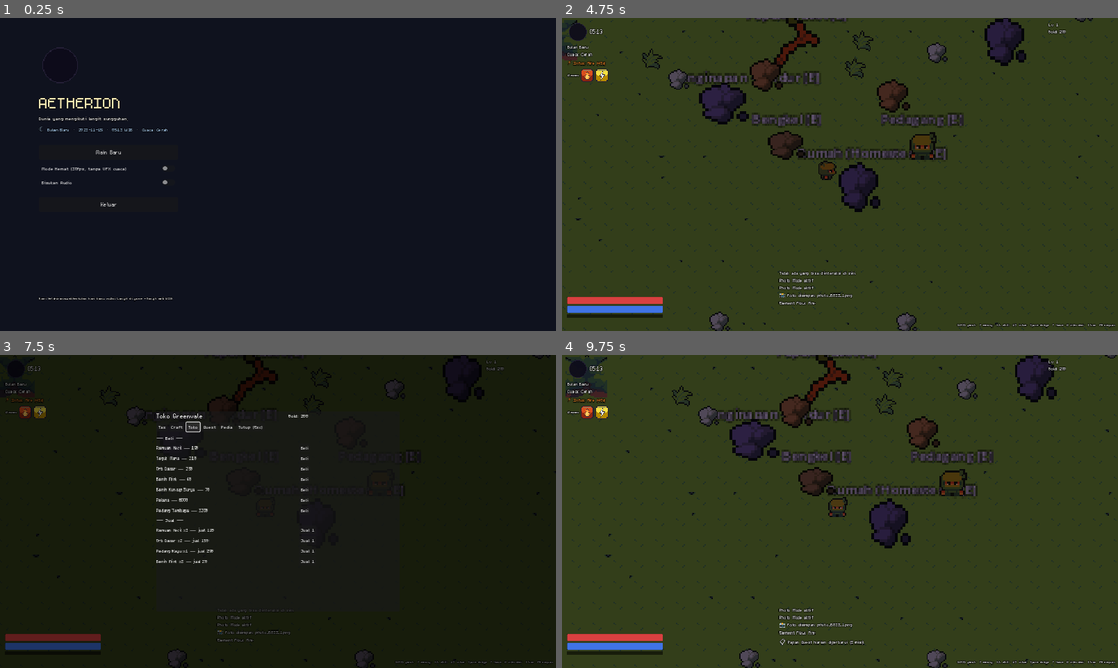
Above: before the commit, frames 1-4 (two rows, left to right).
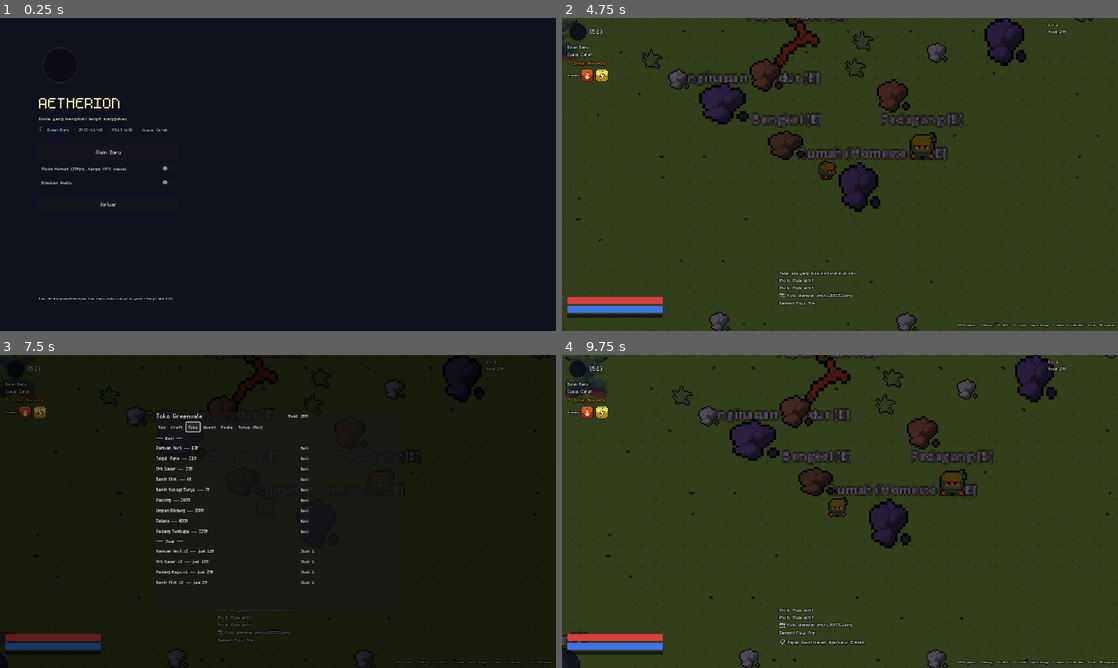
Above: after the commit, the same moments.

Repository: lifkieh/Aetherion
Game: Godot game, scene res://scenes/ui/MainMenu.tscn
Two runs of this game, one before a commit and one after it. Both use one fixed random seed, a clock stepped at 60 frames per second and the inputs below.
Inputs:
- Up to frame 1 (0.25 s): no input
- Up to frame 2 (4.75 s): click "Main Baru" at 0.5 s; tap Enter at 1.25, 3.5 s; hold D (move_right) 1.28-2.03 s; hold E (interact) 1.28-2.03 s; tap P (photo_mode) at 1.55, 2.1 s; tap Space (dodge) at 2, 3.6, 4.25 s; hold S (move_down) 2.03-2.78 s; tap E (interact) at 2.3, 3.8 s; hold D (move_right) 2.78-3.53 s; hold P (photo_mode) 2.78-3.53 s; tap J (attack) at 2.85 s; hold W (move_up) 3.53-4.28 s; hold A (move_left) from 4.28 s (still down); hold P (photo_mode) from 4.28 s (still down); tap 1 (infuse_fire) at 4.35 s
- Up to frame 3 (7.5 s): tap Escape (pause_menu) at 4.9 s; release P (photo_mode) at 5.03 s; tap 2 (infuse_lightning) at 5.1 s; tap E (interact) at 5.3 s; release A (move_left) at 5.75 s; click "Tas" at 5.75 s; click "Craft" at 6.5 s; click "Toko" at 7.25 s
- Up to frame 4 (9.75 s): click "Quest" at 8 s; click "Pedia" at 8.75 s; click "Tutup (Esc)" at 9.5 s

Frames 1-2 are identical in both runs. In frame 3, 0.5% of the frame differs, in the area x 0-57%, y 45-92%; in frame 4, 0.2%.

Commit message:
Feature: Fishing minigame - FishingSystem (fish gated by WIB hour+tide+moon+bait), cast/bite/timing UI, 3 ponds in Greenvale, fish/rod/star_bait items, Star Whale hook; 103/103 tests
Co-Authored-By: Claude Opus 4.8 (1M context) <noreply@anthropic.com>

Diff:
--- a/game/autoload/Db.gd
+++ b/game/autoload/Db.gd
@@ -15,6 +15,7 @@
 var sky_calendar: Array = []
 var achievements: Array = []
 var quests: Array = []
+var fish: Array = []
 
 var _errors: Array[String] = []
 
@@ -34,6 +35,7 @@
 	sky_calendar = _load_array("sky_calendar.json")
 	achievements = _load_array("achievements.json")
 	quests = _load_array("quests.json")
+	fish = _load_array("fish.json")
 	if _errors.is_empty():
 		print("[Db] Loaded: %d monsters, %d items, %d skills, %d recipes, %d crops, %d scenarios" % [
 			monsters.size(), items.size(), skills.size(), recipes.size(), crops.size(), scenarios.size()])
--- /dev/null
+++ b/game/autoload/FishingUI.gd
@@ -0,0 +1,130 @@
+extends CanvasLayer
+## Fishing minigame (MARKET_STUDY E). Cast -> wait for a bite -> hit [E] inside
+## the bite window to land a fish rolled by FishingSystem (WIB hour + tide + moon).
+
+enum { IDLE, CASTING, BITE, RESULT }
+
+var state := IDLE
+var _timer := 0.0
+var _bite_window := 0.0
+var _bait := ""
+var panel: Control
+var label: Label
+var bar_bg: ColorRect
+var bar_fill: ColorRect
+
+func _ready() -> void:
+	layer = 22
+	process_mode = Node.PROCESS_MODE_ALWAYS
+	visible = false
+	_build()
+
+func _build() -> void:
+	panel = Control.new()
+	panel.set_anchors_preset(Control.PRESET_FULL_RECT)
+	add_child(panel)
+	var dim := ColorRect.new()
+	dim.color = Color(0, 0, 0, 0.35)
+	dim.set_anchors_preset(Control.PRESET_FULL_RECT)
+	panel.add_child(dim)
+	var box := PanelContainer.new()
+	box.anchor_left = 0.5; box.anchor_top = 0.5; box.anchor_right = 0.5; box.anchor_bottom = 0.5
+	box.position = Vector2(-190, -70)
+	box.custom_minimum_size = Vector2(380, 140)
+	panel.add_child(box)
+	var vb := VBoxContainer.new()
+	vb.alignment = BoxContainer.ALIGNMENT_CENTER
+	box.add_child(vb)
+	label = Label.new()
+	if ResourceLoader.exists("res://assets/game/fonts/m5x7.ttf"):
+		label.add_theme_font_override("font", load("res://assets/game/fonts/m5x7.ttf"))
+	label.add_theme_font_size_override("font_size", 22)
+	label.horizontal_alignment = HORIZONTAL_ALIGNMENT_CENTER
+	label.custom_minimum_size = Vector2(360, 0)
+	vb.add_child(label)
+	bar_bg = ColorRect.new()
+	bar_bg.color = Color(0.1, 0.1, 0.12)
+	bar_bg.custom_minimum_size = Vector2(340, 16)
+	vb.add_child(bar_bg)
+	bar_fill = ColorRect.new()
+	bar_fill.color = Color(0.3, 0.8, 0.4)
+	bar_fill.set_anchors_preset(Control.PRESET_LEFT_WIDE)
+	bar_bg.add_child(bar_fill)
+
+func open(bait: String = "") -> void:
+	_bait = bait
+	visible = true
+	get_tree().paused = true
+	_start_cast()
+
+func _start_cast() -> void:
+	state = CASTING
+	_timer = randf_range(1.2, 3.0)
+	label.text = "Melempar kail... tunggu gigitan"
+	bar_fill.color = Color(0.4, 0.6, 0.9)
+	_set_bar(1.0)
+
+func _process(delta: float) -> void:
+	match state:
+		CASTING:
+			_timer -= delta
+			_set_bar(clampf(_timer / 3.0, 0.0, 1.0))
+			if _timer <= 0.0:
+				_start_bite()
+		BITE:
+			_timer -= delta
+			_set_bar(clampf(_timer / _bite_window, 0.0, 1.0))
+			if _timer <= 0.0:
+				_miss()
+
+func _start_bite() -> void:
+	state = BITE
+	_bite_window = 0.85
+	_timer = _bite_window
+	label.text = "❗ IKAN! Tekan [E]!"
+	bar_fill.color = Color(0.9, 0.7, 0.2)
+
+func _input(event: InputEvent) -> void:
+	if not visible:
+		return
+	if event.is_action_pressed("pause_menu"):
+		_close()
+		get_viewport().set_input_as_handled()
+	elif state == BITE and event.is_action_pressed("interact"):
+		_hook()
+		get_viewport().set_input_as_handled()
+	elif state == RESULT and (event.is_action_pressed("interact") or event.is_action_pressed("photo_mode")):
+		_close()
+		get_viewport().set_input_as_handled()
+
+func _hook() -> void:
+	state = RESULT
+	_set_bar(1.0)
+	# Star Whale hook path (v0.2 §8.2) takes priority when eligible.
+	if FishingSystem.can_hook_starwhale(_bait):
+		label.text = "🌟 Sesuatu yang RAKSASA menarik kailmu..."
+		Audio.play_sfx("secret")
+		WorldState.add_counter("starwhale_hooked")
+		return
+	var f := FishingSystem.roll(_bait)
+	if f.is_empty():
+		label.text = "Tidak ada yang tertangkap di jam ini."
+	else:
+		PlayerData.add_item(f.get("item", ""), 1)
+		var rar: String = f.get("rarity", "common")
+		var mark := "🏆 " if rar in ["rare", "epic"] else ""
+		label.text = "%sDapat: %s!  [E] lanjut" % [mark, f.get("name", "?")]
+		Audio.play_sfx("coin" if rar == "junk" else "success")
+
+func _miss() -> void:
+	state = RESULT
+	label.text = "Lolos! Ikannya kabur.  [E] lanjut"
+	_set_bar(0.0)
+
+func _close() -> void:
+	visible = false
+	get_tree().paused = false
+	state = IDLE
+
+func _set_bar(f: float) -> void:
+	bar_fill.size = Vector2(340.0 * clampf(f, 0.0, 1.0), 16)
--- /dev/null
+++ b/game/data/fish.json
@@ -0,0 +1,10 @@
+[
+  {"id": "common_carp", "name": "Ikan Mas", "item": "fish_carp", "rarity": "common", "weight": 40, "min_hour": 0, "max_hour": 24, "tide": "any", "value": 20},
+  {"id": "morning_trout", "name": "Trout Pagi", "item": "fish_trout", "rarity": "common", "weight": 25, "min_hour": 5, "max_hour": 9, "tide": "any", "value": 35},
+  {"id": "night_eel", "name": "Belut Malam", "item": "fish_eel", "rarity": "rare", "weight": 18, "min_hour": 19, "max_hour": 28, "tide": "any", "value": 60},
+  {"id": "tide_snapper", "name": "Kakap Pasang", "item": "fish_snapper", "rarity": "rare", "weight": 15, "min_hour": 0, "max_hour": 24, "tide": "high", "value": 80},
+  {"id": "lowtide_crab", "name": "Kepiting Surut", "item": "fish_crab", "rarity": "rare", "weight": 15, "min_hour": 0, "max_hour": 24, "tide": "low", "value": 75},
+  {"id": "moonfish", "name": "Moonfish", "item": "fish_moon", "rarity": "epic", "weight": 6, "min_hour": 19, "max_hour": 28, "tide": "any", "moon": "full", "value": 200},
+  {"id": "star_minnow", "name": "Teri Bintang", "item": "fish_star", "rarity": "epic", "weight": 8, "min_hour": 19, "max_hour": 28, "tide": "any", "bait": "star_bait", "value": 260},
+  {"id": "old_boot", "name": "Sepatu Bot Tua", "item": "old_boot", "rarity": "junk", "weight": 12, "min_hour": 0, "max_hour": 24, "tide": "any", "value": 2}
+]
--- a/game/data/items.json
+++ b/game/data/items.json
@@ -46,6 +46,17 @@
   {"id": "choco_wood", "name": "Kayu Cokelat", "tier": "F", "type": "material", "value": 16, "stack": 999, "shop_demand": 14},
   {"id": "candy_bar", "name": "Cokelat Batangan", "tier": "E", "type": "consumable", "heal": 90, "value": 45, "stack": 99},
 
+  {"id": "fish_carp", "name": "Ikan Mas", "tier": "F", "type": "material", "value": 20, "stack": 999, "shop_demand": 14},
+  {"id": "fish_trout", "name": "Trout Pagi", "tier": "F", "type": "material", "value": 35, "stack": 999},
+  {"id": "fish_eel", "name": "Belut Malam", "tier": "E", "type": "material", "value": 60, "stack": 999},
+  {"id": "fish_snapper", "name": "Kakap Pasang", "tier": "E", "type": "material", "value": 80, "stack": 999},
+  {"id": "fish_crab", "name": "Kepiting Surut", "tier": "E", "type": "material", "value": 75, "stack": 999},
+  {"id": "fish_moon", "name": "Moonfish", "tier": "C", "type": "material", "value": 200, "stack": 999},
+  {"id": "fish_star", "name": "Teri Bintang", "tier": "C", "type": "material", "value": 260, "stack": 999},
+  {"id": "old_boot", "name": "Sepatu Bot Tua", "tier": "F", "type": "junk", "value": 2, "stack": 999},
+  {"id": "fishing_rod", "name": "Pancing", "tier": "E", "type": "gear", "value": 120, "stack": 1, "shop_stock": 5, "shop_demand": 10},
+  {"id": "star_bait", "name": "Umpan Bintang", "tier": "C", "type": "bait", "value": 150, "stack": 99, "shop_stock": 2, "shop_demand": 6, "desc": "Umpan berkilau; menarik makhluk langit saat hujan meteor."},
+
   {"id": "saddle", "name": "Pelana", "tier": "D", "type": "gear", "value": 300, "stack": 1, "shop_stock": 4, "shop_demand": 8},
   {"id": "health_charm", "name": "Jimat Vitalitas", "tier": "D", "type": "gear", "hp_bonus": 40, "value": 400, "stack": 1}
 ]
--- a/game/project.godot
+++ b/game/project.godot
@@ -26,6 +26,7 @@
 Achievements="*res://autoload/Achievements.gd"
 QuestSystem="*res://autoload/QuestSystem.gd"
 PhotoMode="*res://autoload/PhotoMode.gd"
+FishingUI="*res://autoload/FishingUI.gd"
 
 [display]
 
--- a/game/scenes/Main.gd
+++ b/game/scenes/Main.gd
@@ -47,6 +47,10 @@
 	if OS.get_environment("AETHER_PET") == "1":
 		_pet_demo()
 		_screenshot_at = 1.3
+	if OS.get_environment("AETHER_FISH") == "1":
+		get_tree().create_timer(0.8).timeout.connect(func():
+			FishingUI.open("")
+			get_tree().create_timer(0.4).timeout.connect(_take_screenshot))
 	if OS.get_environment("AETHER_PHOTO") == "1":
 		get_tree().create_timer(1.0).timeout.connect(func():
 			PhotoMode.toggle()
@@ -317,6 +321,12 @@
 	add_child(board)
 	board.setup("board")
 	board.global_position = center + Vector2(-40, -40)
+	# fishing ponds scattered around the region
+	for p in [Vector2(-260, 180), Vector2(300, -220), Vector2(-320, -180)]:
+		var pond := preload("res://scenes/world/Interactable.tscn").instantiate()
+		add_child(pond)
+		pond.setup("pond")
+		pond.global_position = center + p
 
 func _add_gather_node(holder: Node2D, kind: String, pos: Vector2) -> void:
 	var node := preload("res://scenes/world/GatherNode.tscn").instantiate()
--- /dev/null
+++ b/game/scenes/systems/FishingSystem.gd
@@ -0,0 +1,58 @@
+class_name FishingSystem
+extends RefCounted
+## Fishing catch logic (MARKET_STUDY E). Which fish are available depends on the
+## real WIB hour, the lunar tide, the full moon, and the equipped bait — so the
+## sky/time pillar drives what you can catch. UI-free & testable.
+
+## Tide band from GameClock.tide_level(): "high" (spring tide), "low", or "mid".
+static func tide_band(tide: float) -> String:
+	if tide > 0.3:
+		return "high"
+	if tide < -0.3:
+		return "low"
+	return "mid"
+
+## Hour matches a fish window; windows may wrap past midnight (max_hour > 24).
+static func _hour_ok(hour: int, lo: int, hi: int) -> bool:
+	if hi <= 24:
+		return hour >= lo and hour < hi
+	# wrap: e.g. 19..28 means 19:00-23:59 or 00:00-03:59
+	return hour >= lo or hour < (hi - 24)
+
+static func eligible(hour: int, tide: float, full_moon: bool, bait: String) -> Array:
+	var band := tide_band(tide)
+	var out: Array = []
+	for f in Db.fish:
+		if not _hour_ok(hour, int(f.get("min_hour", 0)), int(f.get("max_hour", 24))):
+			continue
+		var ft: String = f.get("tide", "any")
+		if ft != "any" and ft != band:
+			continue
+		if f.get("moon", "") == "full" and not full_moon:
+			continue
+		# bait-locked fish need that bait; other fish still bite with any bait
+		var need_bait: String = f.get("bait", "")
+		if need_bait != "" and need_bait != bait:
+			continue
+		out.append(f)
+	return out
+
+## Roll a catch for the current sky/time. Returns a fish def or {} (nothing).
+static func roll(bait: String = "", rng: RandomNumberGenerator = null) -> Dictionary:
+	var pool := eligible(GameClock.wib_hour(), GameClock.tide_level(), GameClock.is_full_moon(), bait)
+	if pool.is_empty():
+		return {}
+	var total := 0.0
+	for f in pool:
+		total += float(f.get("weight", 1))
+	var r := (rng.randf() if rng else randf()) * total
+	var acc := 0.0
+	for f in pool:
+		acc += float(f.get("weight", 1))
+		if r <= acc:
+			return f
+	return pool[pool.size() - 1]
+
+## True if this bait + sky can hook the Star Whale hidden scenario path (v0.2 §8.2).
+static func can_hook_starwhale(bait: String) -> bool:
+	return bait == "star_bait" and GameClock.sky_event_today().findn("meteor") != -1
--- a/game/scenes/ui/MenuUI.gd
+++ b/game/scenes/ui/MenuUI.gd
@@ -267,7 +267,7 @@
 func _build_shop() -> void:
 	title.text = "Toko Greenvale"
 	content.add_child(_mk_label("— Beli —", 16))
-	for id in ["minor_potion", "mana_draught", "basic_orb", "seed_mintleaf", "seed_sunbud", "saddle", "copper_sword"]:
+	for id in ["minor_potion", "mana_draught", "basic_orb", "seed_mintleaf", "seed_sunbud", "fishing_rod", "star_bait", "saddle", "copper_sword"]:
 		if not Db.items.has(id): continue
 		var h := _row()
 		var price := Economy.buy_price(id)
--- a/game/scenes/world/Interactable.gd
+++ b/game/scenes/world/Interactable.gd
@@ -16,7 +16,11 @@
 	_build()
 
 func _build() -> void:
-	if kind == "board":
+	if kind == "pond":
+		sprite.texture = load("res://assets/game/tiles/pond.png")
+		sprite.scale = Vector2(1.6, 1.6)
+		label.text = "Memancing [E]"
+	elif kind == "board":
 		sprite.texture = load("res://assets/game/sprites/props/branch.png")
 		sprite.scale = Vector2(2.2, 2.6)
 		sprite.modulate = Color(0.75, 0.6, 0.4)
@@ -45,6 +49,9 @@
 	if kind == "inn":
 		_sleep()
 		return
+	if kind == "pond":
+		_fish()
+		return
 	var menu := get_tree().get_first_node_in_group("inventory_ui")
 	if menu == null:
 		return
@@ -55,6 +62,14 @@
 	else:
 		menu.open("crafting", self)
 
+func _fish() -> void:
+	# Consume a Star Bait if held (unlocks star fish / Star Whale hook), else bare hook.
+	var bait := ""
+	if PlayerData.item_count("star_bait") > 0:
+		bait = "star_bait"
+		PlayerData.remove_item("star_bait", 1)
+	FishingUI.open(bait)
+
 func _sleep() -> void:
 	# Sleeping is the trigger_action for the Moon Rabbit Warren (Fase0 §6).
 	if ScenarioManager.try_trigger("sleep_at_inn"):
--- a/game/tests/TestRunner.gd
+++ b/game/tests/TestRunner.gd
@@ -24,6 +24,7 @@
 	_test_achievements()
 	_test_quests()
 	_test_evolution()
+	_test_fishing()
 	await _test_bugfixes()
 	print("===== RESULT: %d passed, %d failed =====\n" % [passed, failed])
 	get_tree().quit(1 if failed > 0 else 0)
@@ -159,6 +160,24 @@
 	check("backdated plot is ready", st.ready and st.stage == st.stages)
 	var young := {"crop_id": "mintleaf", "planted_at_unix": GameClock.unix_now() - int(grow / 4)}
 	check("young plot not ready", not HomesteadSystem.plot_status(young).ready)
+
+func _test_fishing() -> void:
+	print("[FishingSystem]")
+	check("fish data loaded", Db.fish.size() >= 6)
+	check("tide high", FishingSystem.tide_band(0.6) == "high")
+	check("tide low", FishingSystem.tide_band(-0.6) == "low")
+	check("tide mid", FishingSystem.tide_band(0.0) == "mid")
+	var noon := FishingSystem.eligible(12, 0.0, false, "").map(func(f): return f.id)
+	check("carp available at noon", "common_carp" in noon)
+	check("night_eel not at noon", not ("night_eel" in noon))
+	check("star_minnow needs bait", not ("star_minnow" in noon))
+	var night_star := FishingSystem.eligible(21, 0.0, false, "star_bait").map(func(f): return f.id)
+	check("star_minnow with bait at night", "star_minnow" in night_star)
+	check("night_eel available at 02:00 (wrap window)", "night_eel" in FishingSystem.eligible(2, 0.0, false, "").map(func(f): return f.id))
+	check("moonfish excluded w/o full moon", not ("moonfish" in FishingSystem.eligible(21, 0.0, false, "").map(func(f): return f.id)))
+	check("moonfish at full-moon night", "moonfish" in FishingSystem.eligible(21, 0.0, true, "").map(func(f): return f.id))
+	check("snapper at high tide", "tide_snapper" in FishingSystem.eligible(12, 0.7, false, "").map(func(f): return f.id))
+	check("roll yields a catch (carp always eligible)", not FishingSystem.roll("").is_empty())
 
 func _test_evolution() -> void:
 	print("[EvolutionSystem]")
Binary file added: game/assets/game/tiles/pond.png
Not shown, added: game/assets/game/tiles/pond.png.import
Not shown, added: reports/fishing.png
